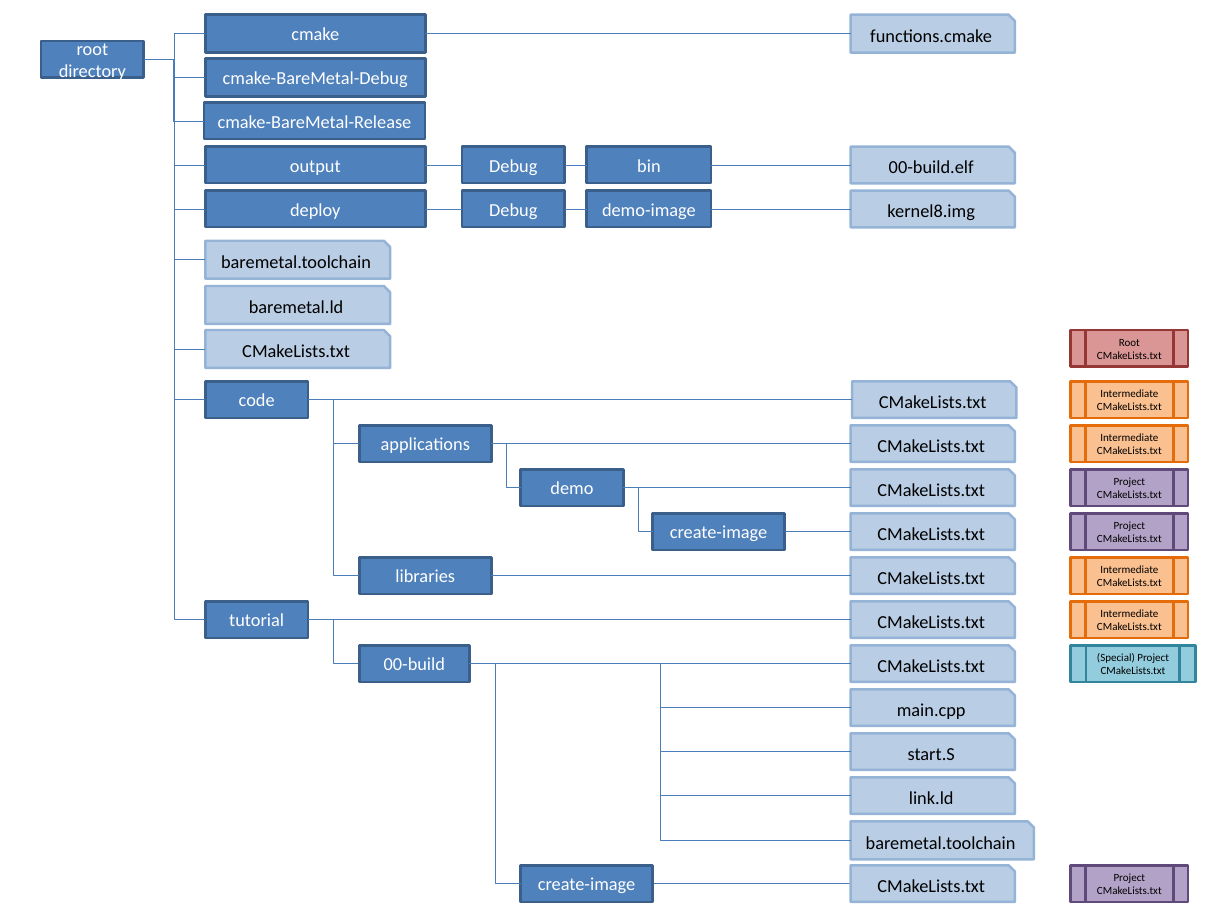
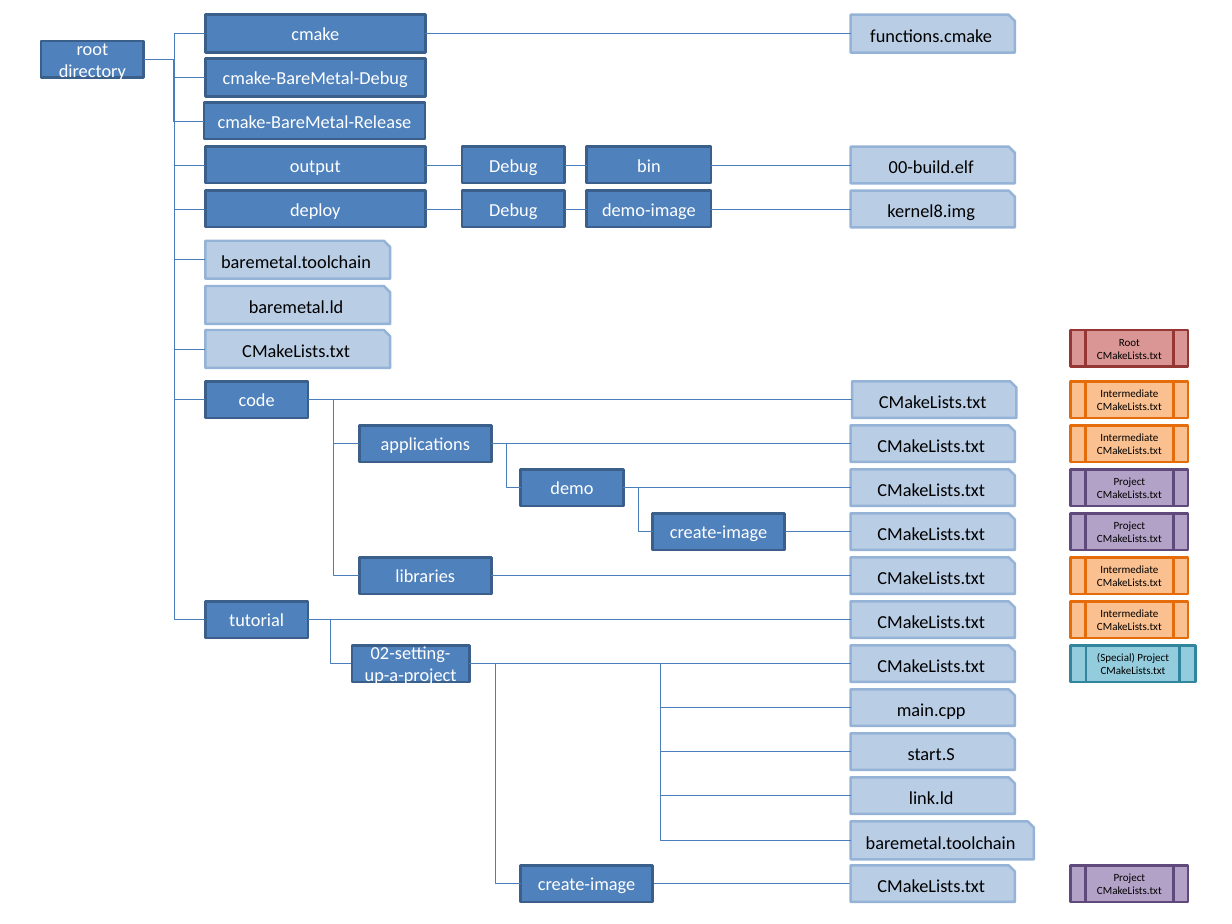
Before and after one commit to renebarto/baremetal, a slide deck: slide 1 of doc/images/project-structure-new-project.pptx. Drawn at 1232x924 pixels with LibreOffice and Linux fonts; fonts in the diff are those of the drawing. Boxes give left, top, right and bottom in pixels: in the first picture for what was removed or moved away, otherwise in the second. Text is boxed around its words. In the diff, an @@ line names an element or a change of style, - is before the commit and + after.

```diff
--- a/doc/images/project-structure-new-project.pptx
+++ b/doc/images/project-structure-new-project.pptx
@@ elbow line moved from (308, 620) - (359, 664) to (308, 620) - (352, 664) @@
@@ rectangle "02-setting-up-a-project": place and size @@
-rectangle "02-setting-up-a-project" at (359,645,469,682)
+rectangle "02-setting-up-a-project" at (352,645,469,682)
@@ text in rectangle at (365,645,457,687): text changed @@
-00-build
+02-setting-up-a-project
```
Also in this commit, not shown: 7 other files.
